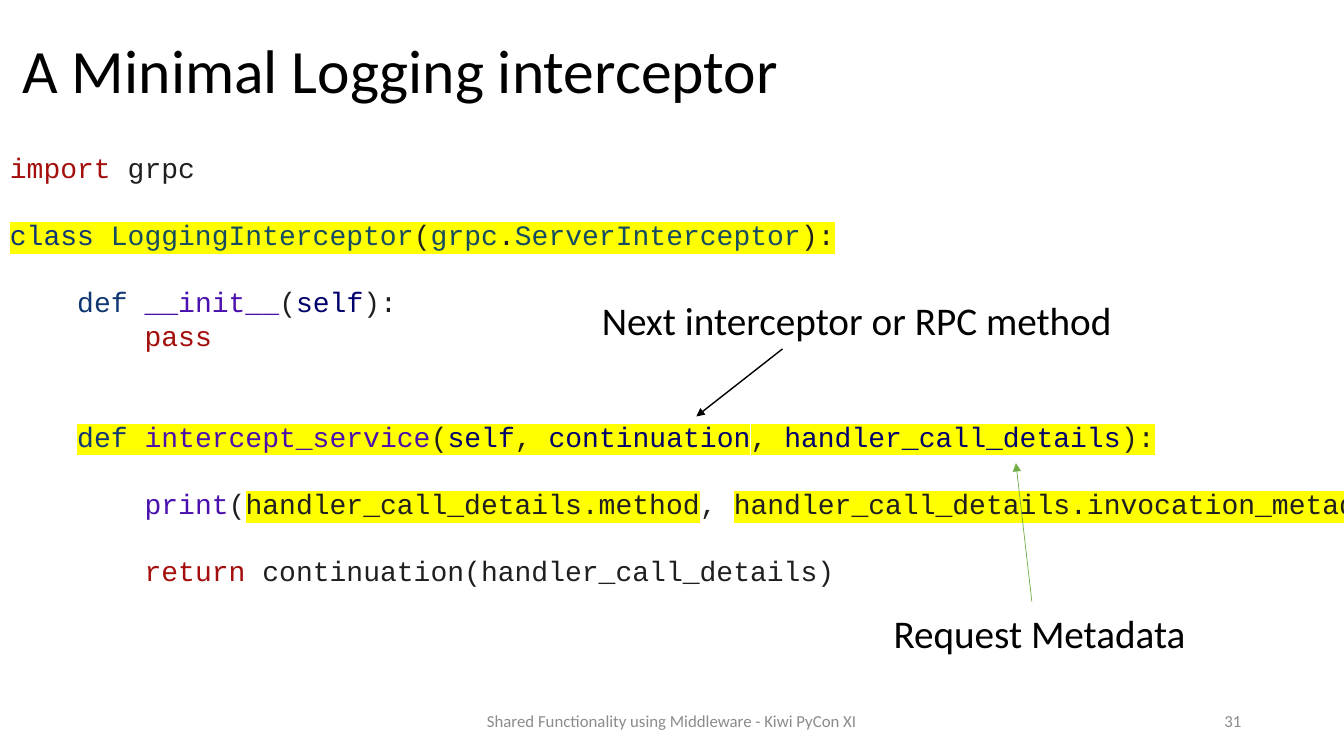
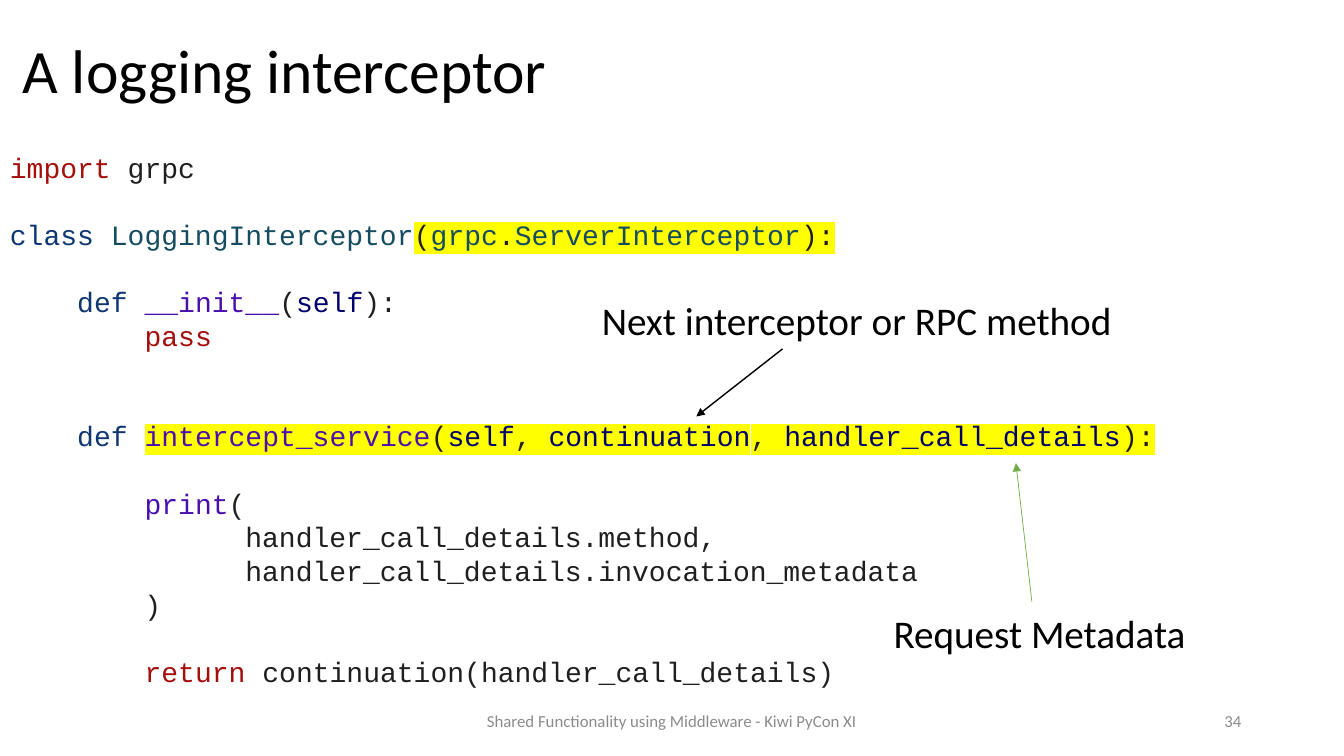
Before and after one commit to prod-python/kiwi-pycon-xi, a slide deck: slide 34 of slides.pptx (slide 31 before the commit). Drawn at 1344x756 pixels with LibreOffice and Linux fonts; fonts in the diff are those of the drawing. Boxes give left, top, right and bottom in pixels: in the first picture for what was removed or moved away, otherwise in the second. Text is boxed around its words. In the diff, an @@ line names an element or a change of style, - is before the commit and + after.

```diff
--- a/slides.pptx
+++ b/slides.pptx
@@ title at (22, 50, 546, 104): text changed @@
-A Minimal Logging interceptor
+A logging interceptor
@@ text at (10, 225, 1154, 455): highlight #FFFF00 to none in "class LoggingInterceptor(grpc.ServerInterceptor):", "def" @@
@@ text at (145, 494, 918, 584): text changed @@
-print(handler_call_details.method, handler_call_details.invocation_metadata)
+print(
+handler_call_details.method,
+handler_call_details.invocation_metadata
+)
@@ page number at (1224, 716, 1241, 727): text changed @@
-31
+34
```
Also in this commit, not shown: 11 other slides changed, 3 slides added, 4 slides removed, 2 other files.
